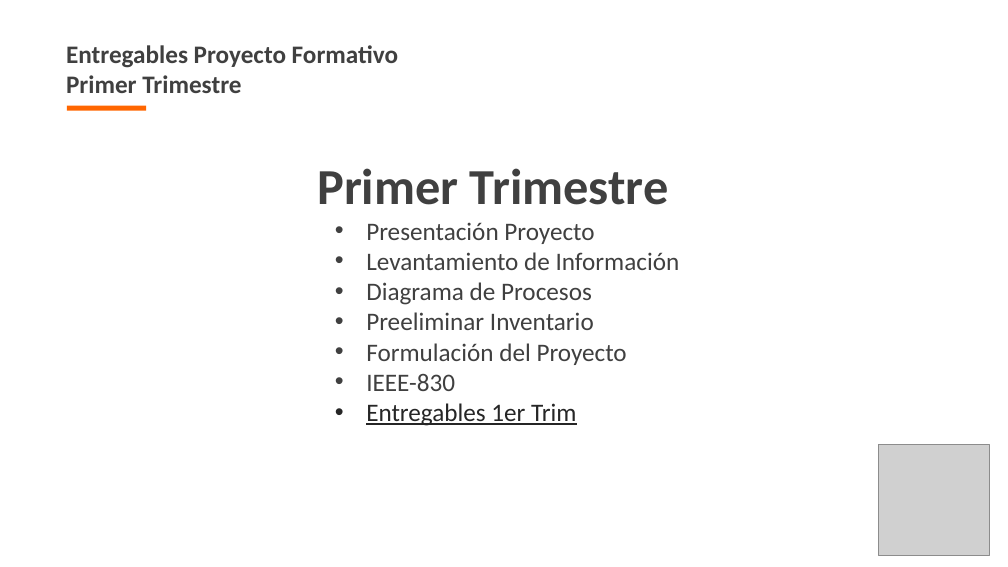
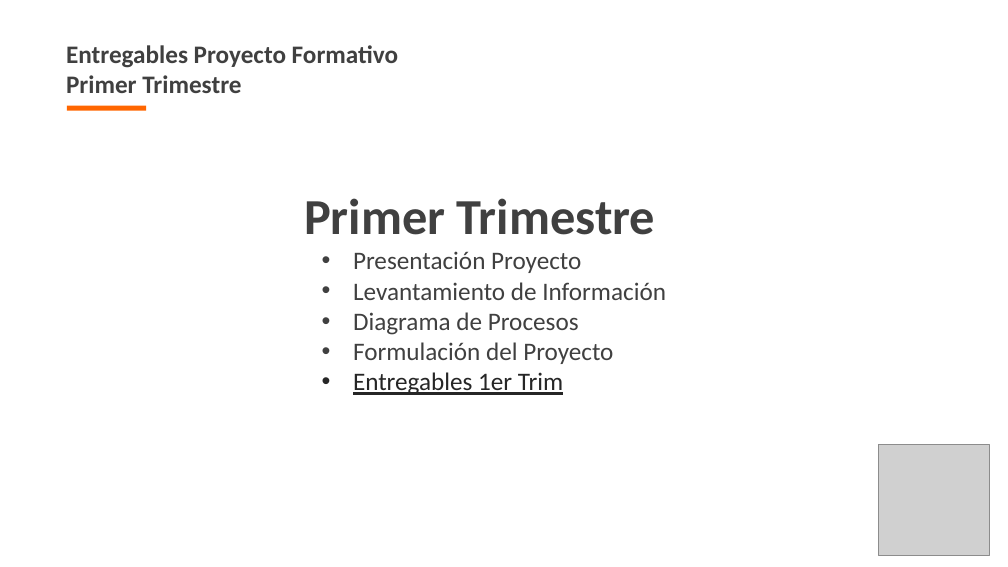
Before and after one commit to bsgaleano20/proyecto_tec_adsi, a slide deck: slide 16 of app/app_documentacion/1er_trim/1_1_1_presentacion_proyecto.pptx (slide 12 before the commit). Drawn at 1008x567 pixels with LibreOffice and Linux fonts; fonts in the diff are those of the drawing; grey boxes stand for pictures; background and template pictures are left out. Boxes give left, top, right and bottom in pixels: in the first picture for what was removed or moved away, otherwise in the second. Text is boxed around its words. In the diff, an @@ line names an element or a change of style, - is before the commit and + after.

Commit message:
Correcciónes realizadas por el profesor en diapositvias y diagramas de proceso

```diff
--- a/app/app_documentacion/1er_trim/1_1_1_presentacion_proyecto.pptx
+++ b/app/app_documentacion/1er_trim/1_1_1_presentacion_proyecto.pptx
@@ text "Primer Trimestre": place and size @@
-text "Primer Trimestre" at box(317, 168, 680, 426)
+text "Primer Trimestre" at box(304, 198, 666, 395)
@@ text at box(366, 312, 594, 330): paragraph removed @@
-• Preeliminar Inventario
@@ text at box(366, 374, 455, 391): paragraph removed @@
-• IEEE-830
```
Also in this commit, not shown: 6 other slides changed, 6 slides added, 3 slides removed, 8 other files.
